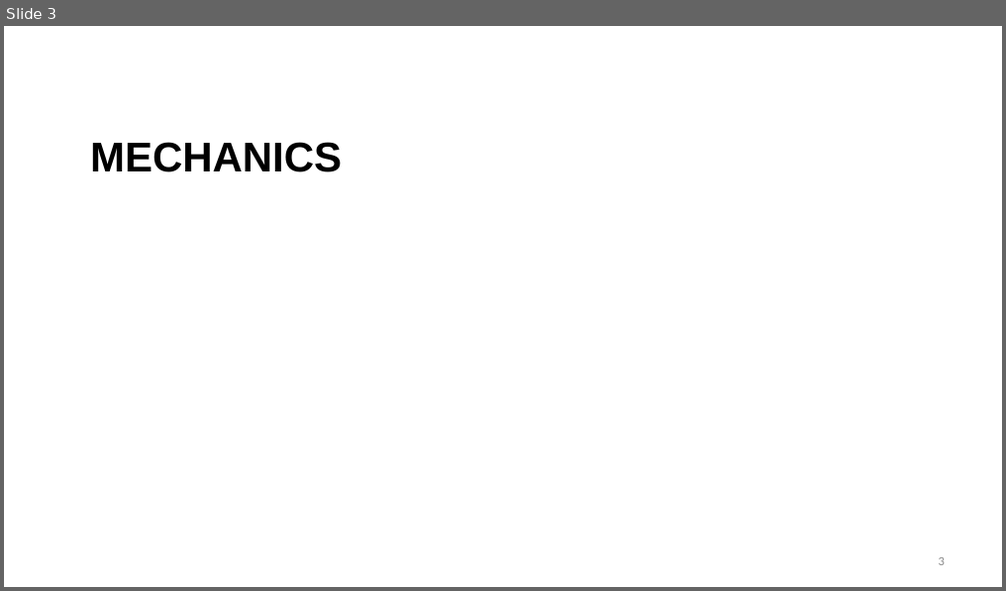
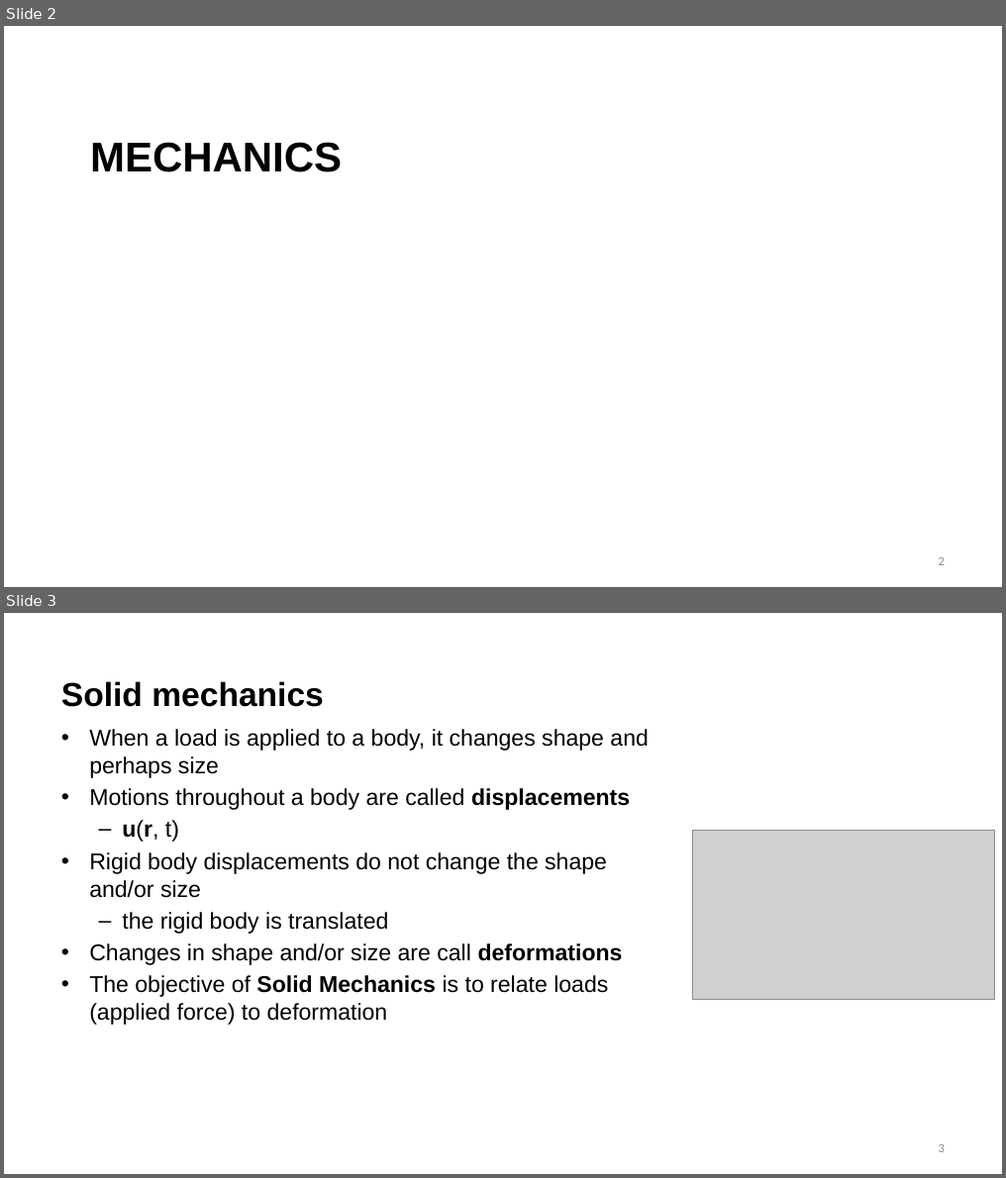
Before and after one commit to benbeeler/TEACHING, a slide deck: Nuclear_Fuel_Performance/NE533_Spring2026/Module2/Lec6_mechanics.pptx. Shown one above the other, each under a label of ours: slide 3 before the commit, slides 2 and 3 after it. The pictures are 1006x591 and 1006x1178 pixels, drawn with LibreOffice and Linux fonts; fonts in the diff are those of the drawing; grey boxes stand for pictures; background and template pictures are left out. Boxes give left, top, right and bottom in pixels: in the first picture for what was removed or moved away, otherwise in the second. Text is boxed around its words. In the diff, an @@ line names an element or a change of style, - is before the commit and + after.

```diff
--- a/Nuclear_Fuel_Performance/NE533_Spring2026/Module2/Lec6_mechanics.pptx
+++ b/Nuclear_Fuel_Performance/NE533_Spring2026/Module2/Lec6_mechanics.pptx
@@ slide 3 added at box(4, 613, 1002, 1174), background #FFFFFF @@
@@ title added at box(61, 681, 324, 707), 32 pt, text #000000, bold @@
+Solid mechanics
@@ text added at box(89, 729, 648, 1025), 22 pt, text #000000 @@
+• When a load is applied to a body, it changes shape and perhaps size
+• Motions throughout a body are called displacements
+  – u(r, t)
+• Rigid body displacements do not change the shape and/or size
+  – the rigid body is translated
+• Changes in shape and/or size are call deformations
+• The objective of Solid Mechanics is to relate loads (applied force) to deformation
@@ picture added at box(692, 830, 994, 999) @@
@@ page number added at box(939, 1145, 944, 1153), 12 pt, text #8C8C8C @@
+3
@@ what was slide 3 is now slide 2 @@
```
Also in this commit, not shown: 1 slide changed, 7 other slides added, 38 slides removed, 42 other files.
